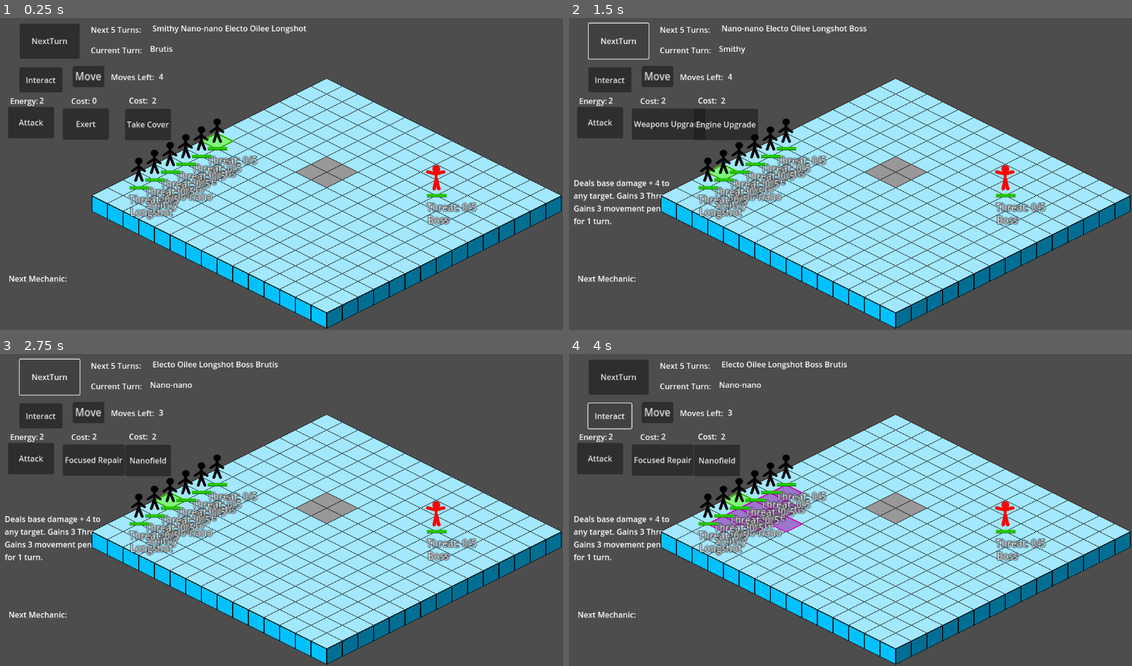
Above: before the commit, frames 1-4 (two rows, left to right).
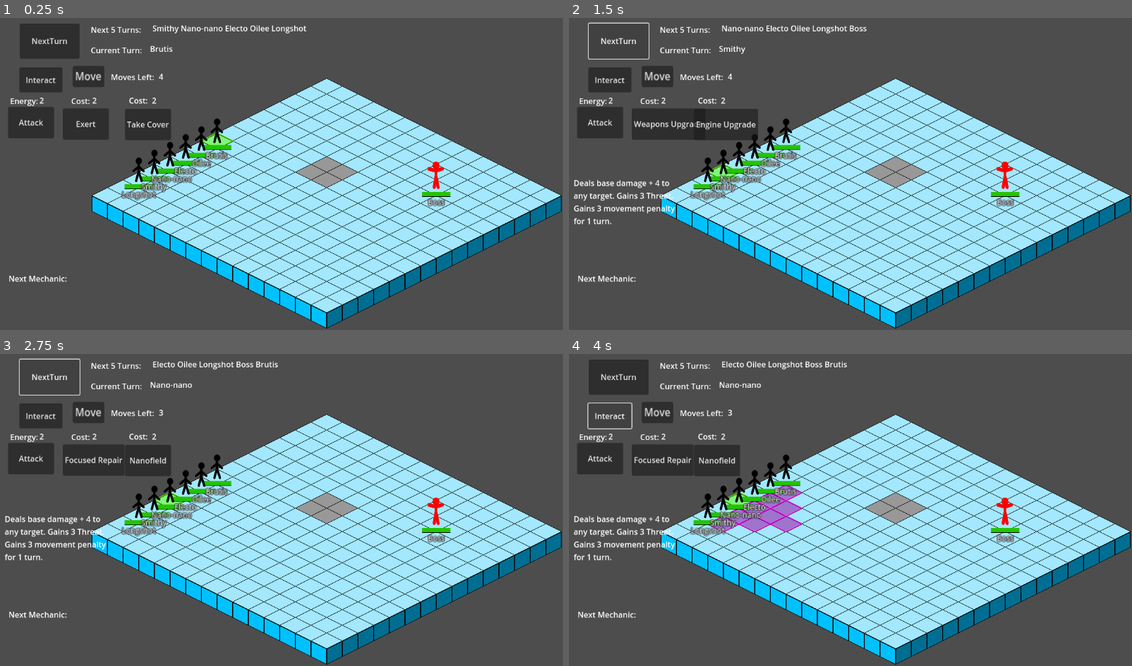
Above: after the commit, the same moments.

Repository: ScottHo/tactics
Game: Godot game, scene res://level.tscn
The game is run twice, just before and just after one commit, with the same random seed, the same clock (stepped at 60 frames per second) and the same inputs.
Inputs:
- Up to frame 1 (0.25 s): no input
- Up to frame 2 (1.5 s): click "Exert" at 0.5 s; click "NextTurn" at 1.25 s
- Up to frame 3 (2.75 s): click "NextTurn" at 2 s
- Up to frame 4 (4 s): click "Move" at 2.75 s; click "Interact" at 3.5 s

The runs differ from the first frame. In frame 1, 3.1% of the frame differs, in the area x 16-85%, y 25-67%; in frame 2, 3.1%; in frame 3, 3.1%; in frame 4, 3.1%, in the area x 16-85%, y 32-67%.

Commit message:
Refactor entity sprites, fix some highlight bugs

Diff:
--- a/ActionFactory.gd
+++ b/ActionFactory.gd
@@ -23,7 +23,7 @@
             _ent.loseHP(user.damage + 4)
         return
     var d = "Deals base damage + 4 to any target. Gains 3 Threat. Gains 3 movement penalty for 1 turn."
-    _add_test_action(ent, "Exert", d, 1, false, 0, [], effect, true, type)
+    _add_test_action(ent, "Exert", d, 1, false, 2, [], effect, true, type)
     return
 
 static func add_take_cover(ent: Entity, type: int):
--- a/ActionService.gd
+++ b/ActionService.gd
@@ -23,9 +23,9 @@
         var coords: Vector2i = tileMap.globalToPoint(get_global_mouse_position())
         if _previous_coords != coords:
             clearTargetHighlights()
+            _previous_coords = coords
             if not _map_bfs.inRange(coords, action().self_castable):
                 return
-            _previous_coords = coords
             _target_points = VectorHelpers.get_target_coords(_entity.location, coords, shape())
             fillTargetHighlights()
     if event is InputEventMouseButton and event.is_pressed():
--- a/AiMoveService.gd
+++ b/AiMoveService.gd
@@ -14,7 +14,8 @@
 
 func find_move() -> Array:
     var path = _find_move()
-    _entity.location = path[-1]
+    if len(path) != 0:
+        _entity.location = path[-1]
     return path
 
 func _find_move() -> Array:
--- /dev/null
+++ b/CharacterCommon.tscn
@@ -0,0 +1,53 @@
+[gd_scene load_steps=5 format=3 uid="uid://b6iqxvpypem6r"]
+
+[ext_resource type="PackedScene" uid="uid://cl5fa5qem3vpd" path="res://TextAnimation.tscn" id="3_dh5hh"]
+[ext_resource type="Texture2D" uid="uid://di2pvfhgjirl" path="res://Progress_Under.png" id="3_kuya7"]
+[ext_resource type="Texture2D" uid="uid://pgde8yg8u1fd" path="res://Progress_Over.png" id="4_jujy2"]
+
+[sub_resource type="CapsuleShape2D" id="CapsuleShape2D_mdc5f"]
+radius = 5.91449
+height = 20.0135
+
+[node name="CharacterCommon" type="CharacterBody2D"]
+z_index = 2
+scale = Vector2(1.93945, 1.97627)
+motion_mode = 1
+wall_min_slide_angle = 0.0
+floor_stop_on_slope = false
+floor_constant_speed = true
+floor_block_on_wall = false
+floor_max_angle = 3.14159
+floor_snap_length = 32.0
+safe_margin = 0.01
+
+[node name="CollisionShape2D" type="CollisionShape2D" parent="."]
+position = Vector2(0.0947666, -3.8147e-06)
+rotation = 1.5708
+shape = SubResource("CapsuleShape2D_mdc5f")
+
+[node name="TextParent" type="Node2D" parent="."]
+position = Vector2(-33.9763, -22.7052)
+
+[node name="TextAnimation" parent="TextParent" instance=ExtResource("3_dh5hh")]
+offset_top = 0.0
+offset_bottom = 26.0001
+
+[node name="Label" type="Label" parent="."]
+z_index = 10
+offset_left = -20.015
+offset_top = 9.39313
+offset_right = 19.985
+offset_bottom = 24.3931
+theme_override_colors/font_outline_color = Color(0, 0, 0, 1)
+theme_override_constants/outline_size = 2
+theme_override_font_sizes/font_size = 8
+horizontal_alignment = 1
+
+[node name="TextureProgressBar" type="TextureProgressBar" parent="."]
+offset_left = -14.8187
+offset_top = 3.71229
+offset_right = 285.181
+offset_bottom = 53.7123
+scale = Vector2(0.1, 0.1)
+texture_under = ExtResource("3_kuya7")
+texture_progress = ExtResource("4_jujy2")
--- a/Entity.gd
+++ b/Entity.gd
@@ -49,17 +49,14 @@
     threat += t
     if threat > 5:
         threat = 5
-    sprite.setThreat(threat)
     return
 
 func loseThreat(t):
     threat -= t
     if threat < 0:
         threat = 0
-    sprite.setThreat(threat)
     return
 
 func setThreat(t):
     threat = t
-    sprite.setThreat(threat)
     return
--- a/character_body_2d.gd
+++ b/EntitySprite.gd
@@ -1,11 +1,11 @@
-class_name EntitySprite extends CharacterBody2D
+class_name EntitySprite extends Node2D
 
 var original_position
 var target_position
 var moving = false
 var shouldMove = false
 var points = []
-var step
+var lerp_step: int = 0
 signal doneMoving
 
 func _process(_delta):
@@ -21,9 +21,9 @@
 
 func _physics_process(_delta):
     if moving:
-        step += 1
-        global_position = original_position.lerp(target_position, .05*step)
-        if step == 20:
+        lerp_step += 1
+        global_position = original_position.lerp(target_position, .05*lerp_step)
+        if lerp_step == 20:
             moving = false
     return
 
@@ -36,25 +36,21 @@
 func move(pos):
     original_position = global_position
     target_position = pos
-    step = 0
+    lerp_step = 0
     moving = true
     return
 
 func setMaxHP(hp: int):
-    $TextureProgressBar.setMaxHP(hp)
+    $CharacterCommon/TextureProgressBar.max_value = hp
     return
 
 func setHP(hp: int):
-    $TextureProgressBar.setHP(hp)
+    $CharacterCommon/TextureProgressBar.value = hp
     return
 
 func setLabel(s):
-    $TextureProgressBar.setLabel(s)
-    return
-
-func setThreat(t):
-    $TextureProgressBar.setThreat(t)
+    $CharacterCommon/Label.text = s
     return
 
 func textAnimation() -> TextAnimation:
-    return $TextParent/TextAnimation
+    return $CharacterCommon/TextParent/TextAnimation
--- a/MoveService.gd
+++ b/MoveService.gd
@@ -24,9 +24,10 @@
         var coords: Vector2i = tileMap.globalToPoint(get_global_mouse_position())
         if previous_coords != coords:
             highlightPath(true)
+            previous_coords = coords
+            _points = []
             if not _map_bfs.inRange(coords):
                 return
-            previous_coords = coords
             var points = _map_bfs.getPath(coords)
             if len(points) == 0:
                 return
--- a/TextAnimation.tscn
+++ b/TextAnimation.tscn
@@ -48,13 +48,14 @@
 }
 
 [node name="TextAnimation" type="Label"]
-visible = false
+z_index = 10
 offset_top = -15.0
-offset_right = 19.0
-offset_bottom = 11.0001
+offset_right = 68.0
+offset_bottom = 11.0
 theme_override_colors/font_color = Color(0, 0, 0, 0)
-theme_override_font_sizes/font_size = 12
+theme_override_font_sizes/font_size = 10
 text = "+1"
+horizontal_alignment = 1
 script = ExtResource("1_i4jo3")
 
 [node name="AnimationPlayer" type="AnimationPlayer" parent="."]
--- /dev/null
+++ b/character_1.tscn
@@ -0,0 +1,15 @@
+[gd_scene load_steps=4 format=3 uid="uid://c8351ynvlqtpn"]
+
+[ext_resource type="Script" path="res://EntitySprite.gd" id="1_xn273"]
+[ext_resource type="PackedScene" uid="uid://b6iqxvpypem6r" path="res://CharacterCommon.tscn" id="2_ao2k8"]
+[ext_resource type="Texture2D" uid="uid://s6hhpycbmdr7" path="res://StickIdle1.png" id="2_of4h3"]
+
+[node name="Character1" type="Node2D"]
+script = ExtResource("1_xn273")
+
+[node name="CharacterCommon" parent="." instance=ExtResource("2_ao2k8")]
+
+[node name="Sprite2D" type="Sprite2D" parent="CharacterCommon"]
+position = Vector2(0.515606, -10.5685)
+scale = Vector2(0.268302, 0.288834)
+texture = ExtResource("2_of4h3")
--- a/character_body_2d.tscn
+++ /dev/null
@@ -1,47 +0,0 @@
-[gd_scene load_steps=6 format=3 uid="uid://k62cirntbwcj"]
-
-[ext_resource type="Script" path="res://character_body_2d.gd" id="1_qayqg"]
-[ext_resource type="Texture2D" uid="uid://s6hhpycbmdr7" path="res://StickIdle1.png" id="2_q8223"]
-[ext_resource type="PackedScene" uid="uid://bab7tow8gdhok" path="res://character_common.tscn" id="3_n5s8g"]
-[ext_resource type="PackedScene" path="res://TextAnimation.tscn" id="4_calti"]
-
-[sub_resource type="CapsuleShape2D" id="CapsuleShape2D_mdc5f"]
-radius = 5.91449
-height = 20.0135
-
-[node name="CharacterBody2D" type="CharacterBody2D"]
-z_index = 2
-scale = Vector2(1.93945, 1.97627)
-motion_mode = 1
-wall_min_slide_angle = 0.0
-floor_stop_on_slope = false
-floor_constant_speed = true
-floor_block_on_wall = false
-floor_max_angle = 3.14159
-floor_snap_length = 32.0
-safe_margin = 0.01
-script = ExtResource("1_qayqg")
-
-[node name="CollisionShape2D" type="CollisionShape2D" parent="."]
-position = Vector2(0.0947666, -3.8147e-06)
-rotation = 1.5708
-shape = SubResource("CapsuleShape2D_mdc5f")
-
-[node name="Sprite2D" type="Sprite2D" parent="."]
-position = Vector2(0.631921, -10.6688)
-scale = Vector2(0.32326, 0.285382)
-texture = ExtResource("2_q8223")
-
-[node name="TextureProgressBar" parent="." instance=ExtResource("3_n5s8g")]
-offset_left = -9.99479
-offset_top = 6.49953
-offset_right = -9.99479
-offset_bottom = 6.49953
-
-[node name="TextParent" type="Node2D" parent="."]
-position = Vector2(-3.57297, -26.1385)
-
-[node name="TextAnimation" parent="TextParent" instance=ExtResource("4_calti")]
-visible = true
-offset_top = 0.0
-offset_bottom = 26.0001
--- a/character_common.gd
+++ /dev/null
@@ -1,18 +0,0 @@
-class_name Character_common extends Control
-
-
-func setLabel(s):
-    $Label.text = s
-    return
-
-func setMaxHP(hp: int):
-    $TextureProgressBar.max_value = hp
-    return
-
-func setHP(hp: int):
-    $TextureProgressBar.value = hp
-    return
-
-func setThreat(t: int):
-    $Label2.text = "Threat: " + str(t) + "/5"
-    return
--- a/character_common.tscn
+++ /dev/null
@@ -1,44 +0,0 @@
-[gd_scene load_steps=4 format=3 uid="uid://bab7tow8gdhok"]
-
-[ext_resource type="Texture2D" uid="uid://di2pvfhgjirl" path="res://Progress_Under.png" id="1_7ve84"]
-[ext_resource type="Script" path="res://character_common.gd" id="1_qudye"]
-[ext_resource type="Texture2D" uid="uid://pgde8yg8u1fd" path="res://Progress_Over.png" id="2_p6bvf"]
-
-[node name="TextureProgressBar" type="Control"]
-layout_mode = 3
-anchors_preset = 0
-script = ExtResource("1_qudye")
-
-[node name="TextureProgressBar" type="TextureProgressBar" parent="."]
-layout_mode = 0
-offset_right = 1.0
-offset_bottom = 1.0
-scale = Vector2(0.07, 0.07)
-texture_under = ExtResource("1_7ve84")
-texture_progress = ExtResource("2_p6bvf")
-
-[node name="Label2" type="Label" parent="."]
-layout_mode = 0
-offset_left = 0.198425
-offset_top = 6.74644
-offset_right = 40.1984
-offset_bottom = 29.7464
-theme_override_colors/font_color = Color(1, 1, 1, 1)
-theme_override_colors/font_outline_color = Color(0, 0, 0, 1)
-theme_override_constants/outline_size = 2
-theme_override_constants/shadow_outline_size = 1
-theme_override_font_sizes/font_size = 10
-text = "sdsa"
-
-[node name="Label" type="Label" parent="."]
-layout_mode = 0
-offset_left = 1.0
-offset_top = 20.0
-offset_right = 41.0
-offset_bottom = 43.0
-theme_override_colors/font_color = Color(1, 1, 1, 1)
-theme_override_colors/font_outline_color = Color(0, 0, 0, 1)
-theme_override_constants/outline_size = 2
-theme_override_constants/shadow_outline_size = 1
-theme_override_font_sizes/font_size = 10
-text = "sdsa"
--- a/enemy1.tscn
+++ /dev/null
@@ -1,38 +0,0 @@
-[gd_scene load_steps=5 format=3 uid="uid://uf53d6pg1ets"]
-
-[ext_resource type="Script" path="res://character_body_2d.gd" id="1_4eihf"]
-[ext_resource type="Texture2D" uid="uid://ct8jl1iwaoqv4" path="res://redstickguy.png" id="2_egdi8"]
-[ext_resource type="PackedScene" uid="uid://bab7tow8gdhok" path="res://character_common.tscn" id="3_8f20u"]
-
-[sub_resource type="CapsuleShape2D" id="CapsuleShape2D_mdc5f"]
-radius = 5.91449
-height = 20.0135
-
-[node name="CharacterBody2D" type="CharacterBody2D"]
-z_index = 2
-scale = Vector2(1.93945, 1.97627)
-motion_mode = 1
-wall_min_slide_angle = 0.0
-floor_stop_on_slope = false
-floor_constant_speed = true
-floor_block_on_wall = false
-floor_max_angle = 3.14159
-floor_snap_length = 32.0
-safe_margin = 0.01
-script = ExtResource("1_4eihf")
-
-[node name="CollisionShape2D" type="CollisionShape2D" parent="."]
-position = Vector2(0.0947666, -3.8147e-06)
-rotation = 1.5708
-shape = SubResource("CapsuleShape2D_mdc5f")
-
-[node name="Sprite2D" type="Sprite2D" parent="."]
-position = Vector2(0.631921, -10.6688)
-scale = Vector2(0.32326, 0.285382)
-texture = ExtResource("2_egdi8")
-
-[node name="TextureProgressBar" parent="." instance=ExtResource("3_8f20u")]
-offset_left = -9.99479
-offset_top = 6.49953
-offset_right = -9.99479
-offset_bottom = 6.49953
--- /dev/null
+++ b/enemy_1.tscn
@@ -0,0 +1,15 @@
+[gd_scene load_steps=4 format=3 uid="uid://dpcp3bqxd5g0y"]
+
+[ext_resource type="Script" path="res://EntitySprite.gd" id="1_fsmkx"]
+[ext_resource type="PackedScene" uid="uid://b6iqxvpypem6r" path="res://CharacterCommon.tscn" id="2_i2cit"]
+[ext_resource type="Texture2D" uid="uid://ct8jl1iwaoqv4" path="res://redstickguy.png" id="3_3eoph"]
+
+[node name="Enemy1" type="Node2D"]
+script = ExtResource("1_fsmkx")
+
+[node name="CharacterCommon" parent="." instance=ExtResource("2_i2cit")]
+
+[node name="Sprite2D" type="Sprite2D" parent="CharacterCommon"]
+position = Vector2(0.289383, -13.3473)
+scale = Vector2(0.276559, 0.312756)
+texture = ExtResource("3_3eoph")
--- a/level.gd
+++ b/level.gd
@@ -61,37 +61,37 @@
 
 func importTestData():
     print("Importing Test Data")
-    var ent = _add_test_entity("Brutis", 10, 4, 10, Vector2i(0, 1), "res://character_body_2d.tscn", true)
+    var ent = _add_test_entity("Brutis", 10, 4, 10, Vector2i(0, 1), "res://character_1.tscn", true)
     ActionFactory.add_base_attack(ent, 1)
     ActionFactory.add_exert(ent, ActionType.ACTION1)
     ActionFactory.add_take_cover(ent, ActionType.ACTION2)
 
-    ent = _add_test_entity("Oilee", 10, 5, 10, Vector2i(0, 2), "res://character_body_2d.tscn", true)
+    ent = _add_test_entity("Oilee", 10, 5, 10, Vector2i(0, 2), "res://character_1.tscn", true)
     ActionFactory.add_base_attack(ent, 1)
     ActionFactory.add_sticky_grenade(ent, ActionType.ACTION1)
     ActionFactory.add_refuel(ent, ActionType.ACTION2)
 
-    ent = _add_test_entity("Electo", 10, 3, 10, Vector2i(0, 3), "res://character_body_2d.tscn", true)
+    ent = _add_test_entity("Electo", 10, 3, 10, Vector2i(0, 3), "res://character_1.tscn", true)
     ActionFactory.add_base_attack(ent, 4)
     ActionFactory.add_storm(ent, ActionType.ACTION1)
     ActionFactory.add_static_shield(ent, ActionType.ACTION2)
 
-    ent = _add_test_entity("Nano-nano", 10, 3, 10, Vector2i(0, 4), "res://character_body_2d.tscn", true)
+    ent = _add_test_entity("Nano-nano", 10, 3, 10, Vector2i(0, 4), "res://character_1.tscn", true)
     ActionFactory.add_base_attack(ent, 4)
     ActionFactory.add_focused_repair(ent, ActionType.ACTION1)
     ActionFactory.add_nano_field(ent, ActionType.ACTION2)
 
-    ent = _add_test_entity("Smithy", 10, 4, 10, Vector2i(0, 5), "res://character_body_2d.tscn", true)
+    ent = _add_test_entity("Smithy", 10, 4, 10, Vector2i(0, 5), "res://character_1.tscn", true)
     ActionFactory.add_base_attack(ent, 1)
     ActionFactory.add_weapons_upgade(ent, ActionType.ACTION1)
     ActionFactory.add_engine_upgrade(ent, ActionType.ACTION2)
 
-    ent = _add_test_entity("Longshot", 10, 4, 10, Vector2i(0, 6), "res://character_body_2d.tscn", true)
+    ent = _add_test_entity("Longshot", 10, 4, 10, Vector2i(0, 6), "res://character_1.tscn", true)
     ActionFactory.add_base_attack(ent, 5)
     ActionFactory.add_snipe(ent, ActionType.ACTION1)
     ActionFactory.add_titanium_bullet(ent, ActionType.ACTION2)
 
-    ent = _add_test_entity("Boss", 100, 6, 14, Vector2i(10,-3), "res://enemy1.tscn", false)
+    ent = _add_test_entity("Boss", 100, 6, 14, Vector2i(10,-3), "res://enemy_1.tscn", false)
     ent.damage += 2
     ActionFactory.add_base_attack(ent, 1)
     return
@@ -232,11 +232,14 @@
     return
 
 func movesFound(poses):
-    currentEntity().sprite.movePoints(poses)
     currentEntity().sprite.doneMoving.connect(doneMove)
-    menuService.setMoveNum(currentEntity().moves_left)
-    if currentEntity().moves_left == 0:
-        menuService.disableMovesButton()
+    if len(poses) > 0:
+        currentEntity().sprite.movePoints(poses)
+        menuService.setMoveNum(currentEntity().moves_left)
+        if currentEntity().moves_left == 0:
+            menuService.disableMovesButton()
+    else:
+        doneMove()
     return
 
 func doneMove():
--- a/menu.tscn
+++ b/menu.tscn
@@ -3,6 +3,7 @@
 [ext_resource type="Script" path="res://menu.gd" id="1_0qs77"]
 
 [node name="Node2D" type="Node2D"]
+z_index = 10
 script = ExtResource("1_0qs77")
 
 [node name="Control" type="Control" parent="."]
